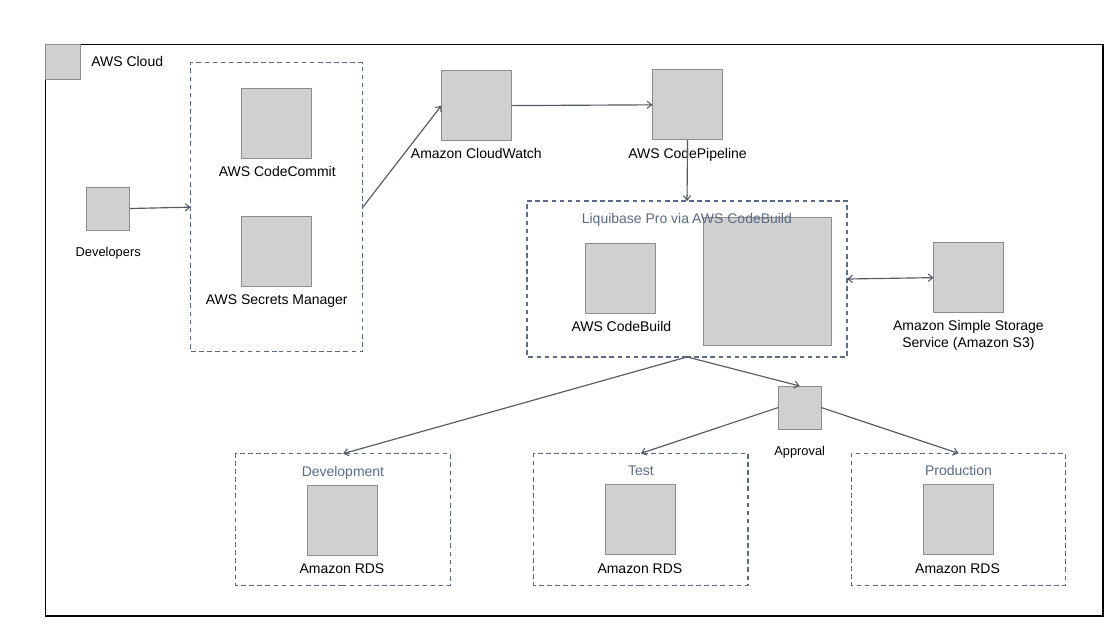
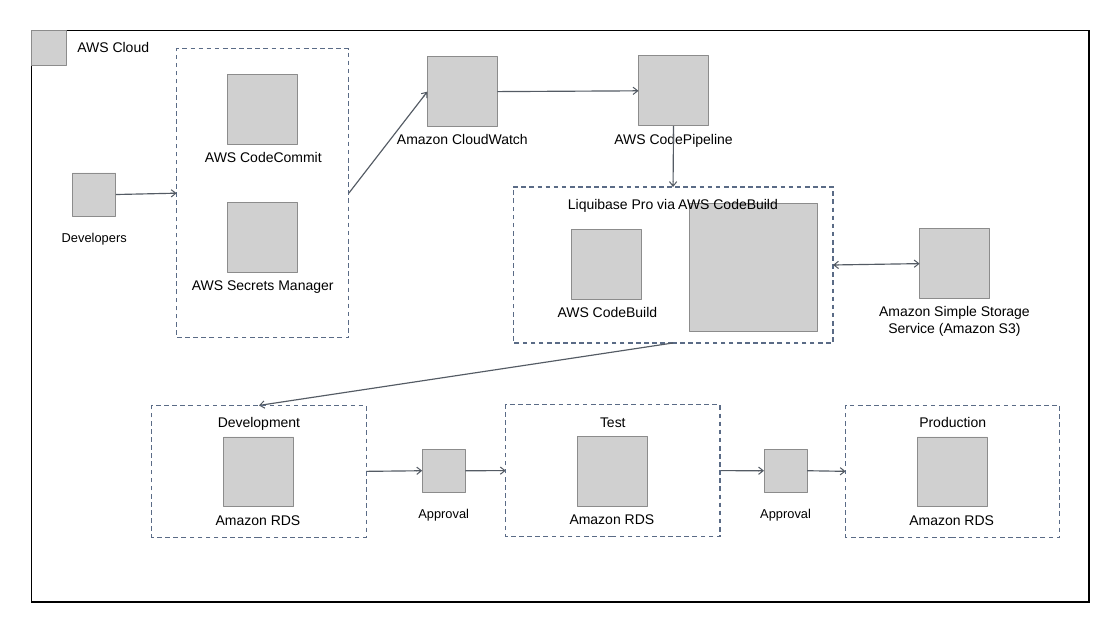
Before and after one commit to liquibase/aws, a slide deck: slide 1 of CodePipeline-CodeBuild-CloudFormation/Liquibase Pro and AWS CodePipeline.pptx. Drawn at 1120x630 pixels with LibreOffice and Linux fonts; fonts in the diff are those of the drawing; grey boxes stand for pictures. Boxes give left, top, right and bottom in pixels: in the first picture for what was removed or moved away, otherwise in the second. Text is boxed around its words. In the diff, an @@ line names an element or a change of style, - is before the commit and + after.

```diff
--- a/CodePipeline-CodeBuild-CloudFormation/Liquibase Pro and AWS CodePipeline.pptx
+++ b/CodePipeline-CodeBuild-CloudFormation/Liquibase Pro and AWS CodePipeline.pptx
@@ 9 pictures, 7 texts, 4 arrows, 3 rectangles, 1 double arrow: place and size @@
-9 pictures, 7 texts, 4 arrows, 3 rectangles, 1 double arrow at (45, 45, 1103, 616)
+9 pictures, 7 texts, 4 arrows, 3 rectangles, 1 double arrow at (31, 30, 1089, 602)
@@ arrow moved from (687, 357) - (343, 454) to (673, 343) - (259, 406) @@
@@ text colour #5A6B86 to #000000 in 4 elements at (513, 187, 833, 344), (846, 406, 1060, 538), (506, 405, 720, 537), (152, 406, 366, 538) @@
@@ 1 picture, 1 text, 1 rectangle: place and size @@
-1 picture, 1 text, 1 rectangle at (236, 454, 450, 586)
+1 picture, 1 text, 1 rectangle at (152, 406, 366, 538)
@@ 1 picture, 1 text, 1 rectangle: place and size @@
-1 picture, 1 text, 1 rectangle at (534, 454, 748, 586)
+1 picture, 1 text, 1 rectangle at (506, 405, 720, 537)
@@ 1 picture, 1 text, 1 rectangle: place and size @@
-1 picture, 1 text, 1 rectangle at (852, 454, 1066, 586)
+1 picture, 1 text, 1 rectangle at (846, 406, 1060, 538)
@@ arrow moved from (687, 357) - (800, 386) to (366, 471) - (423, 471) @@
@@ picture: place and size @@
-picture at (778, 386, 821, 429)
+picture at (423, 450, 465, 492)
@@ arrow moved from (778, 408) - (641, 454) to (465, 471) - (506, 471) @@
@@ arrow moved from (822, 408) - (959, 454) to (720, 471) - (765, 471) @@
@@ picture added at (765, 450, 807, 492) @@
@@ arrow added from (807, 471) to (846, 471), #545B64 1 pt @@
@@ text "Approval": place and size @@
-text "Approval" at (774, 445, 825, 458)
+text "Approval" at (418, 508, 469, 521)
@@ text added at (760, 508, 811, 521), 11 pt, text #000000 @@
+Approval
```
Also in this commit, not shown: 1 other file.
